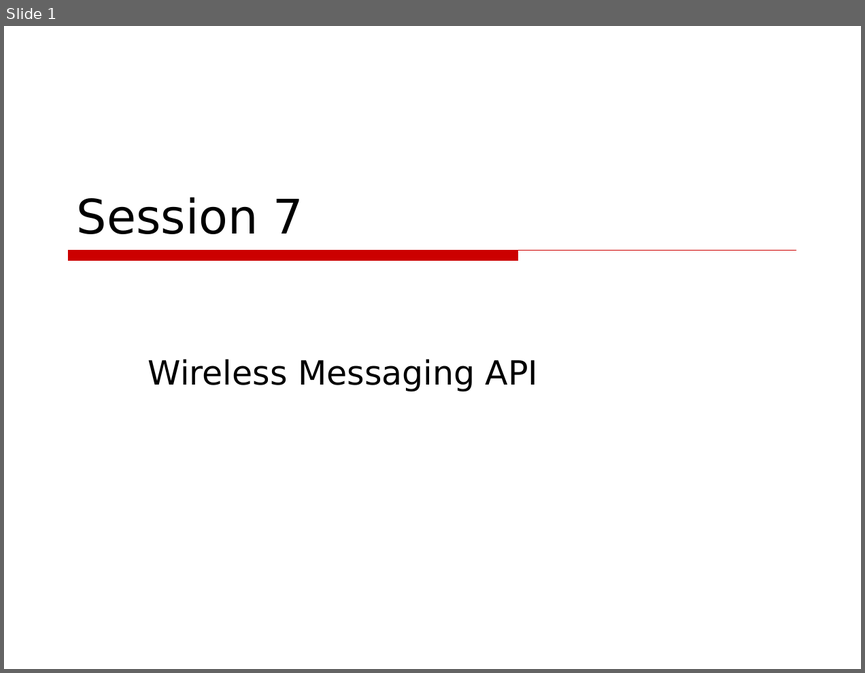
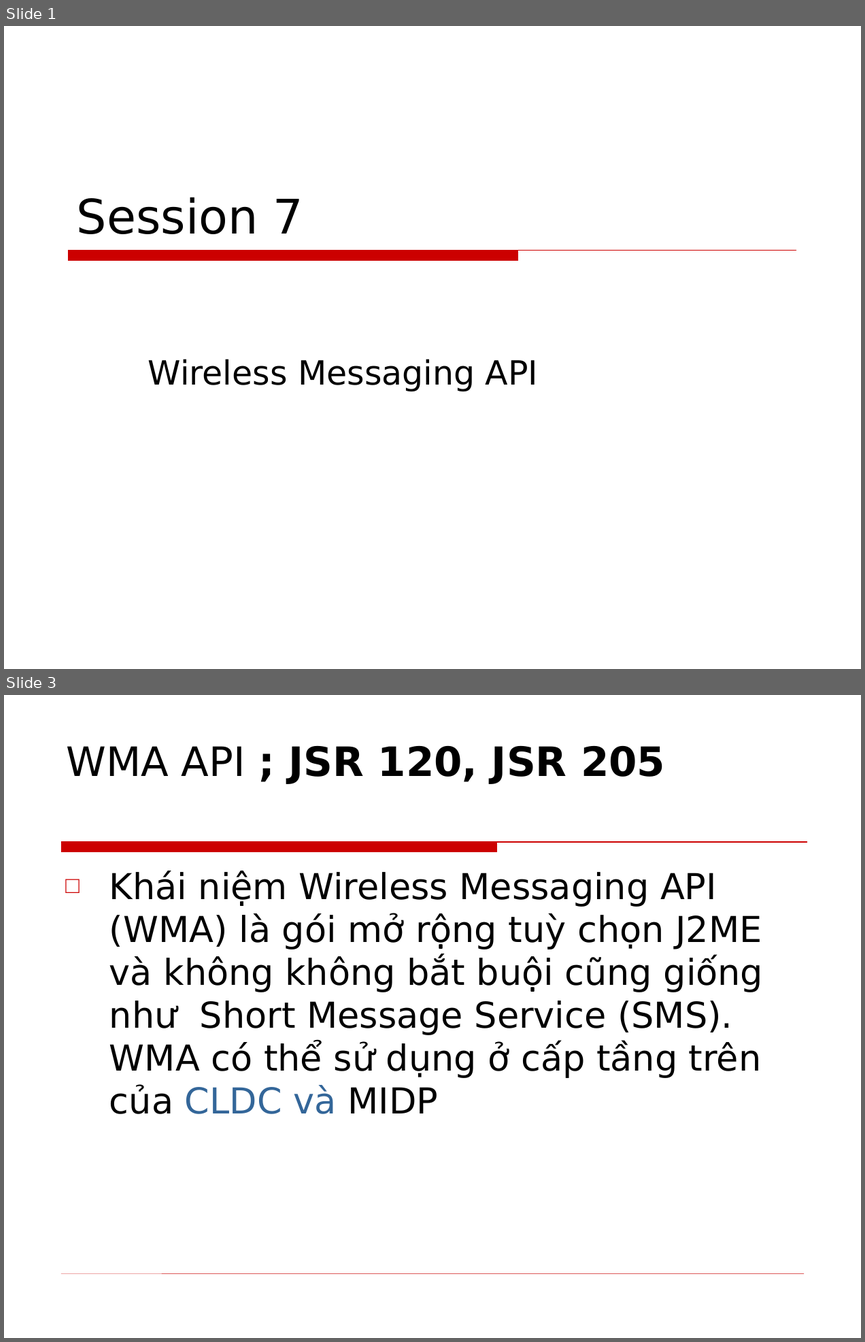
Before and after one commit to phamtuanchip/labs, a slide deck: M1304M-C1304M/j2me/slides/Session11.ppt. Shown one above the other, each under a label of ours: slide 1 before the commit, slides 1 and 3 after it; the slides between them are not shown. The pictures are 865x673 and 865x1342 pixels, drawn with LibreOffice and Linux fonts; fonts in the diff are those of the drawing; background and template pictures are left out. Boxes give left, top, right and bottom in pixels: in the first picture for what was removed or moved away, otherwise in the second. Text is boxed around its words. In the diff, an @@ line names an element or a change of style, - is before the commit and + after.

```diff
--- a/M1304M-C1304M/j2me/slides/Session11.ppt
+++ b/M1304M-C1304M/j2me/slides/Session11.ppt
@@ slide 3 added at (4,695,861,1338), background picture (left out) @@
@@ title added at (67,746,665,784), 34 pt, text #000000, bold @@
+WMA API ; JSR 120, JSR 205
@@ freeform shape added at (61,841,807,852), fill #CC0000, outline #CC0000 0.74 pt @@
@@ text added at (109,870,763,1114), 30 pt, text #000000 @@
+□ Khái niệm Wireless Messaging API (WMA) là gói mở rộng tuỳ chọn J2ME và không không bắt buội cũng giống như Short Message Service (SMS). WMA có thể sử dụng ở cấp tầng trên của CLDC và MIDP
@@ line added from (61, 1273) to (804, 1273), #CC0000 0.26 pt @@
```
Also in this commit, not shown: 7 slides changed, 3 other slides added, 4 slides removed, 7 other files.
